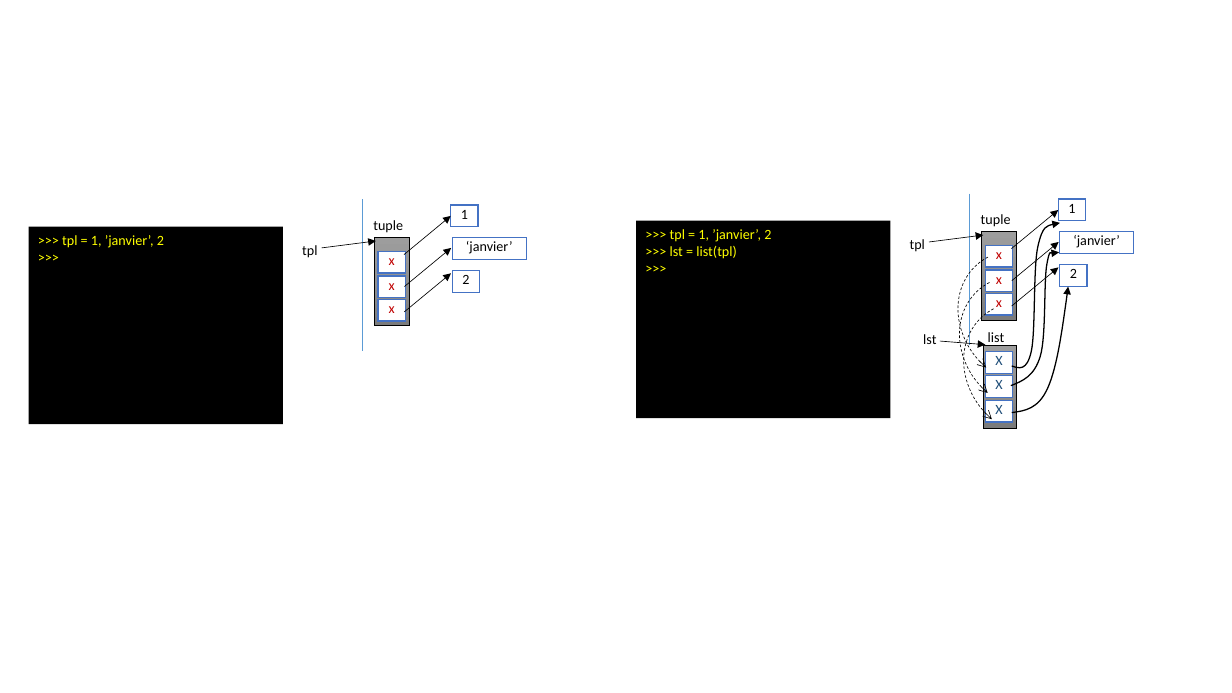
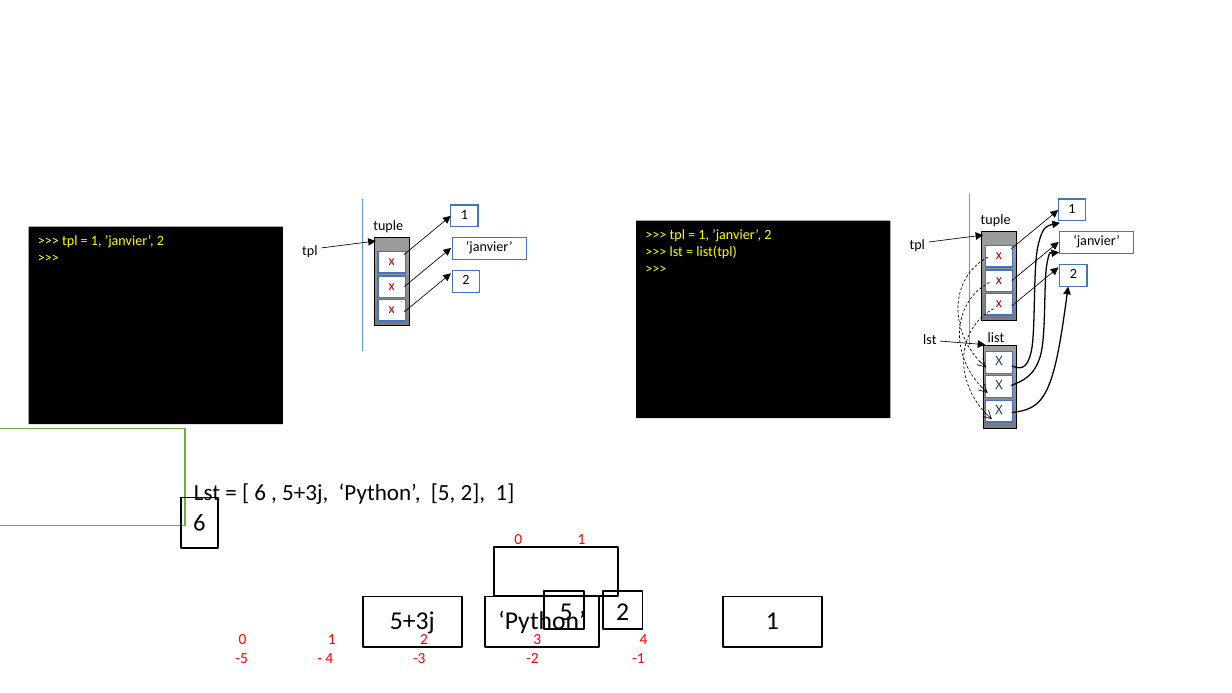
Before and after one commit to toumiab/Trans_python, a slide deck: slide 2 of Les_transparent/liste.pptx. Drawn at 1232x693 pixels with LibreOffice and Linux fonts; fonts in the diff are those of the drawing. Boxes give left, top, right and bottom in pixels: in the first picture for what was removed or moved away, otherwise in the second. Text is boxed around its words. In the diff, an @@ line names an element or a change of style, - is before the commit and + after.

```diff
--- a/Les_transparent/liste.pptx
+++ b/Les_transparent/liste.pptx
@@ group added at [185, 483, 773, 677]: 9 rectangles, 2 texts @@
+Lst = [ 6 , 5+3j, ‘Python’, [5, 2], 1]
+0 1 2 3 4
+-5 - 4 -3 -2 -1
+9
+5+3j
+‘Python’
+5
+2
+1
+0 1
```
Also in this commit, not shown: 6 other files.
